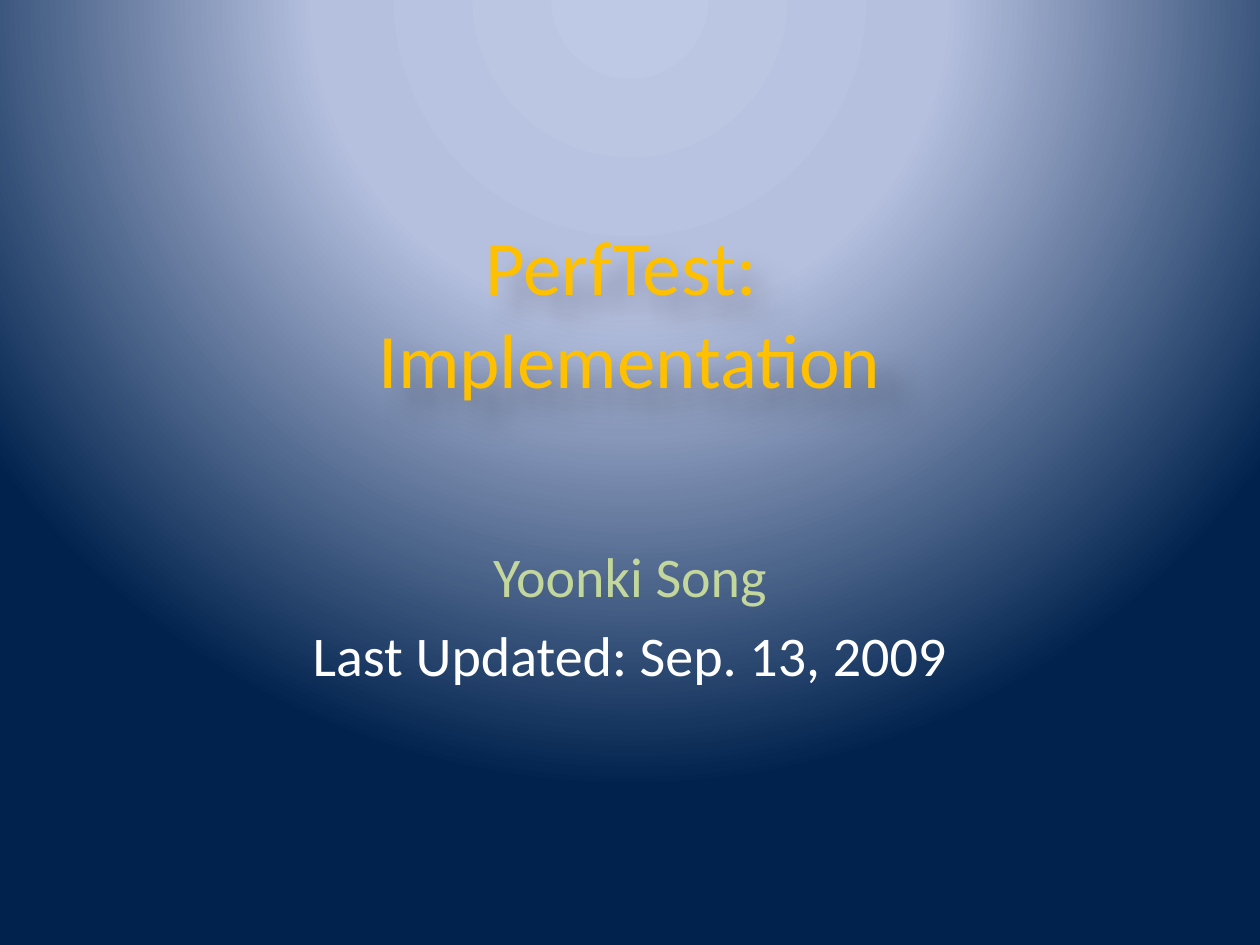
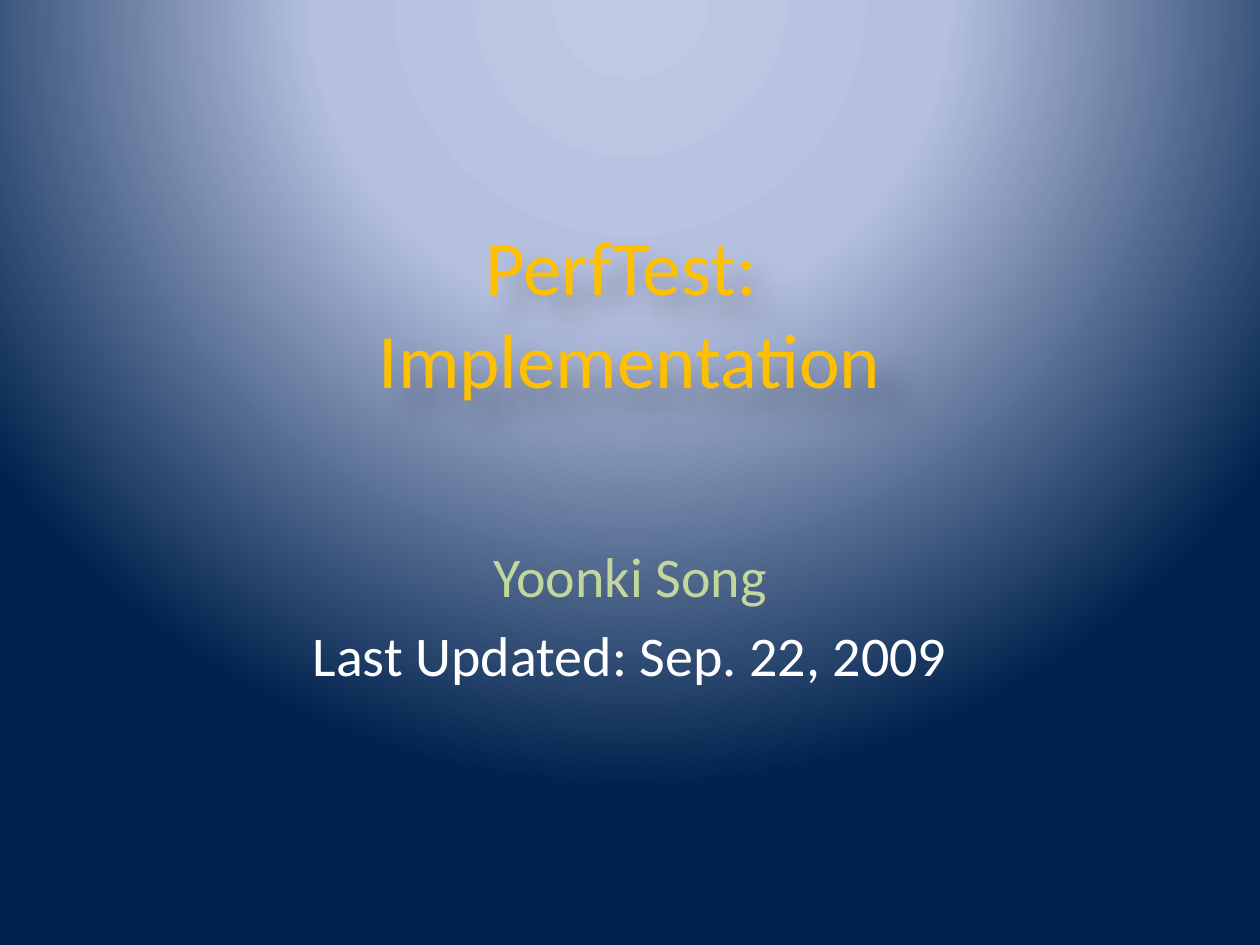
Before and after one commit to wsgan001/asegrp, a slide deck: slide 1 of papers/DRCPA/docs/PerfTest - Implementation.pptx. Drawn at 1260x945 pixels with LibreOffice and Linux fonts; fonts in the diff are those of the drawing. Boxes give left, top, right and bottom in pixels: in the first picture for what was removed or moved away, otherwise in the second. Text is boxed around its words. In the diff, an @@ line names an element or a change of style, - is before the commit and + after.

```diff
--- a/papers/DRCPA/docs/PerfTest - Implementation.pptx
+++ b/papers/DRCPA/docs/PerfTest - Implementation.pptx
@@ subtitle at [313,637,947,685]: text changed @@
-Last Updated: Sep. 13, 2009
+Last Updated: Sep. 22, 2009
```
Also in this commit, not shown: 2 slides added, 7 other files.
